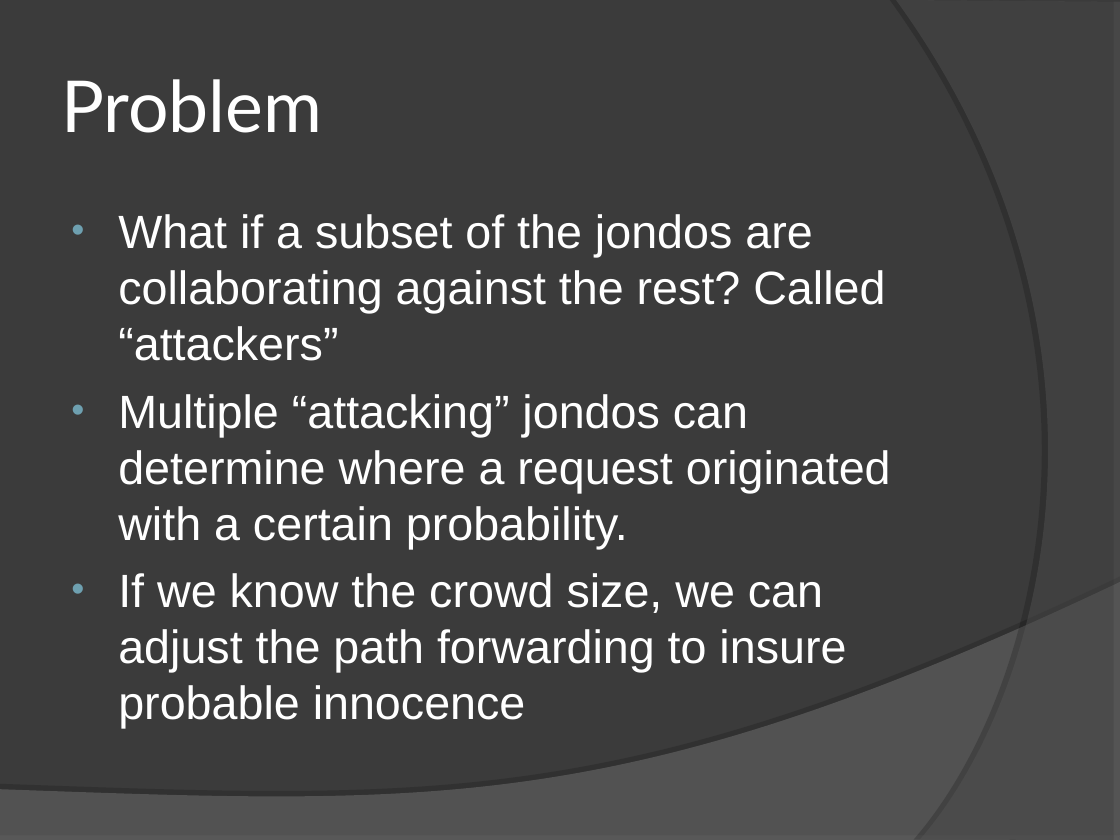
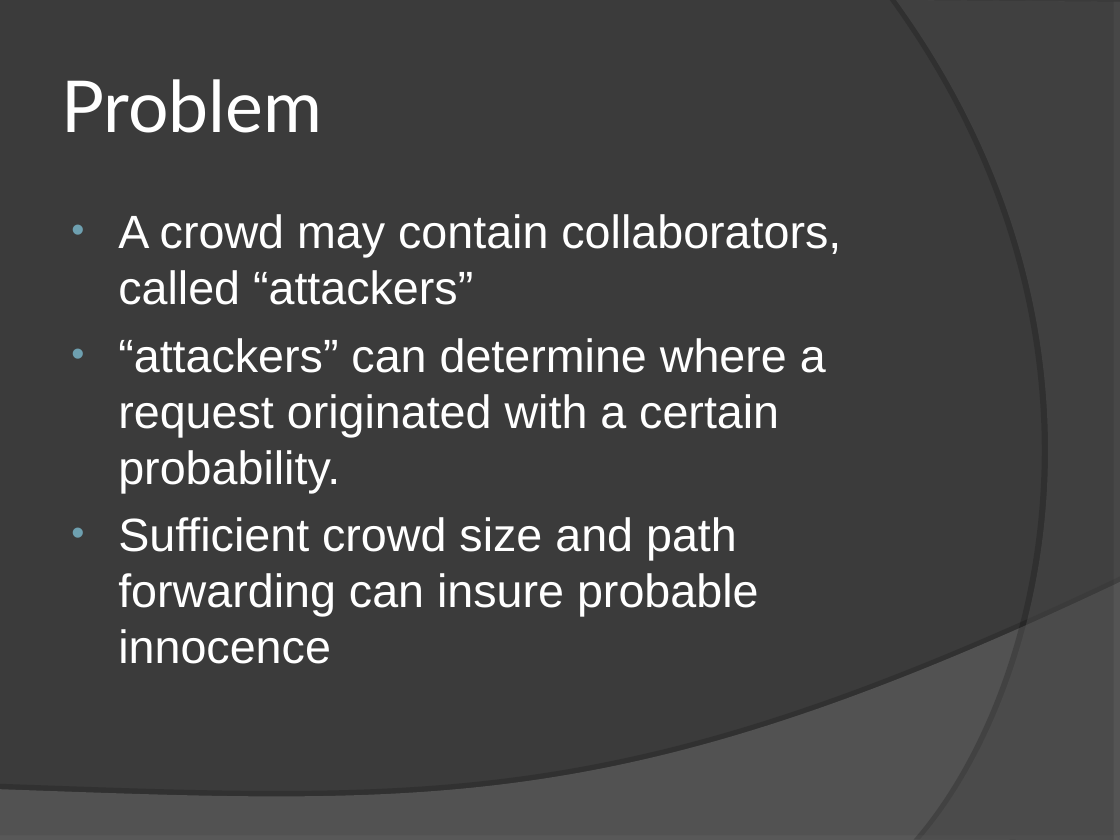
Before and after one commit to jvc11/CrowdsSim, a slide deck: slide 6 of Crowds_YannLindseyJoe.ppt (slide 5 before the commit). Drawn at 1120x840 pixels with LibreOffice and Linux fonts; fonts in the diff are those of the drawing. Boxes give left, top, right and bottom in pixels: in the first picture for what was removed or moved away, otherwise in the second. Text is boxed around its words. In the diff, an @@ line names an element or a change of style, - is before the commit and + after.

```diff
--- a/Crowds_YannLindseyJoe.ppt
+++ b/Crowds_YannLindseyJoe.ppt
@@ text at bbox=[118, 214, 841, 664]: text changed @@
-• What if a subset of the jondos are collaborating against the rest? Called “attackers”
-• Multiple “attacking” jondos can determine where a request originated with a certain probability.
-• If we know the crowd size, we can adjust the path forwarding to insure probable innocence
+• A crowd may contain collaborators, called “attackers”
+• “attackers” can determine where a request originated with a certain probability.
+• Sufficient crowd size and path forwarding can insure probable innocence
```
Also in this commit, not shown: 4 other slides changed, 8 slides added, 3 slides removed, 1 other file.
